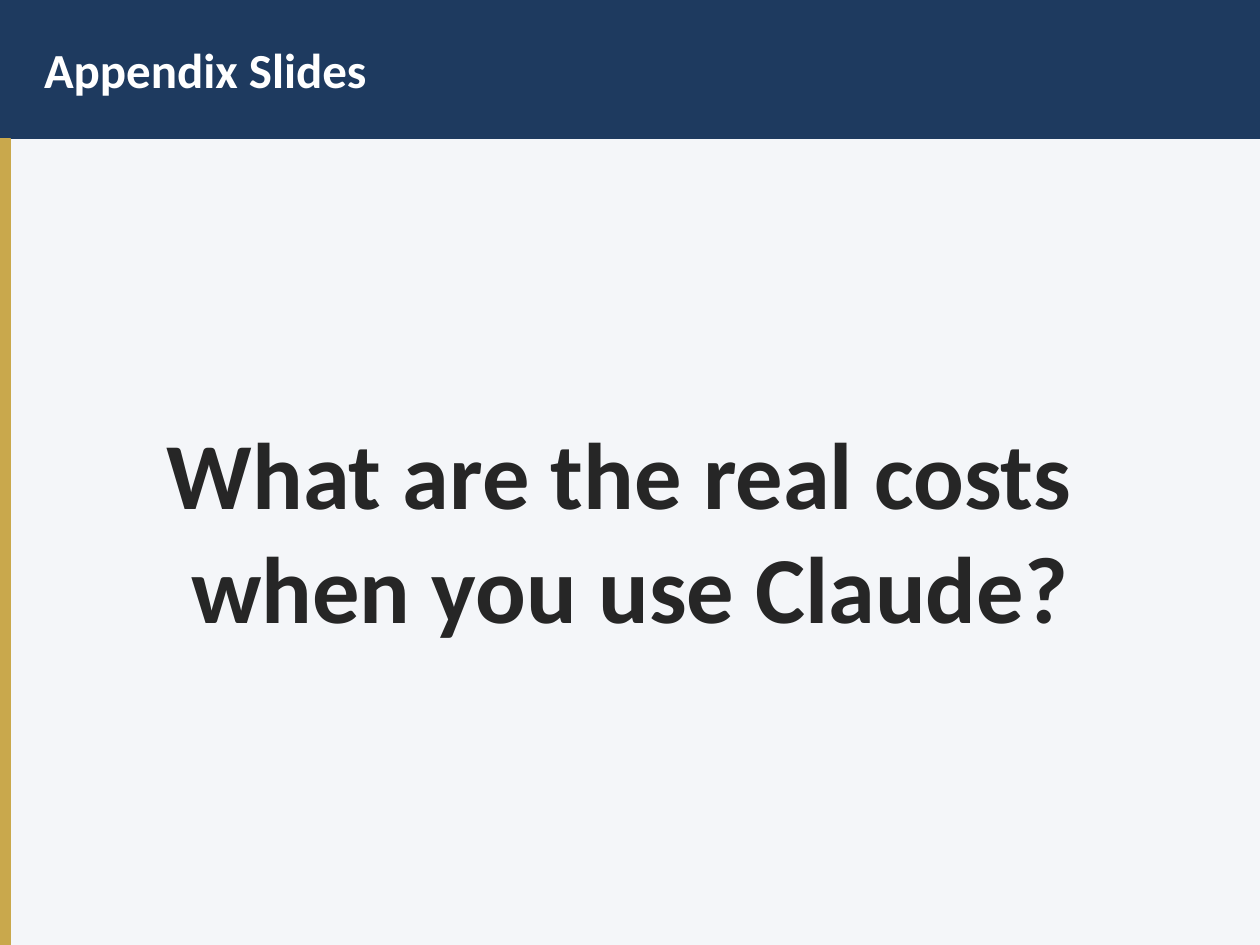
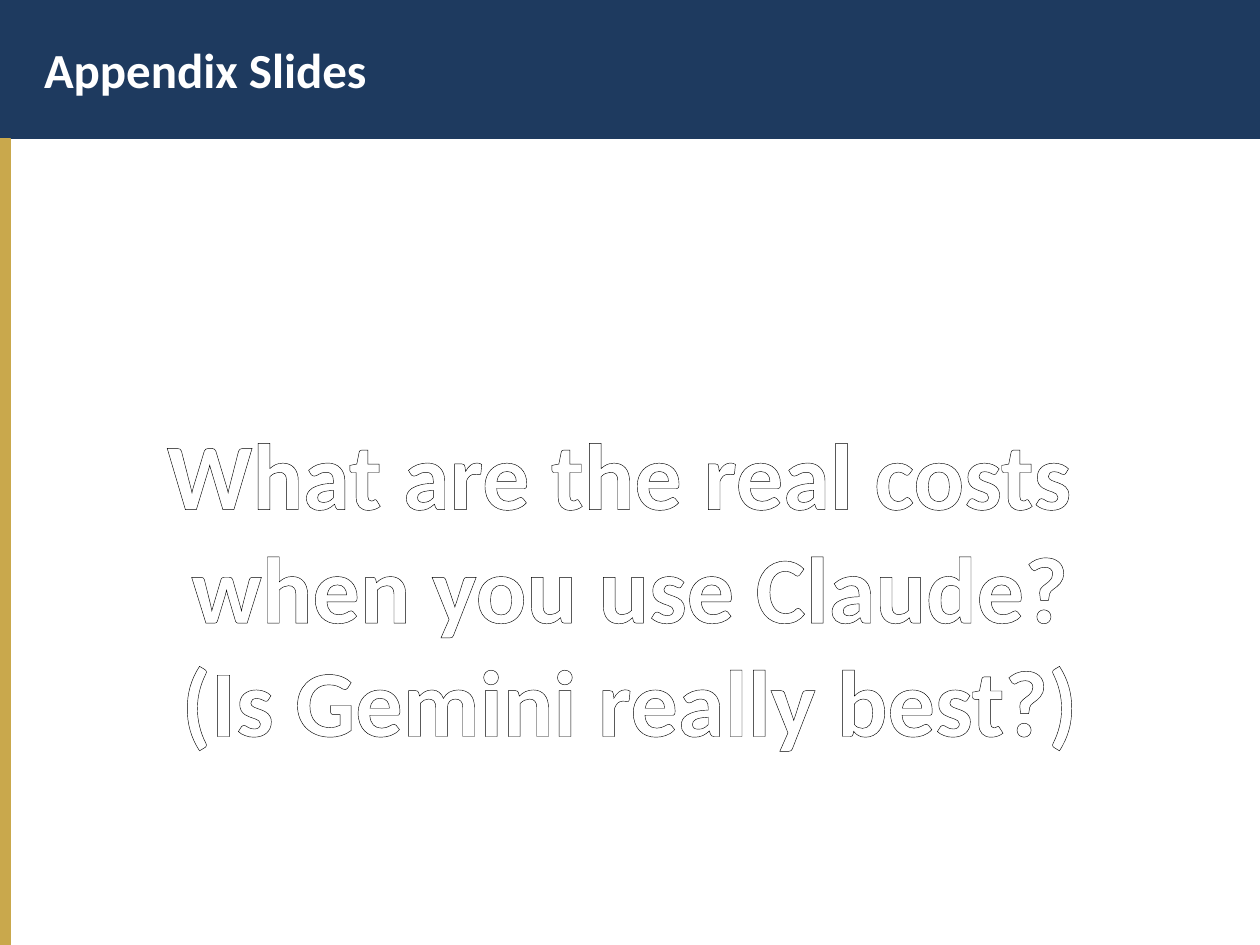
Before and after one commit to jweisenfeld/AI, a slide deck: slide 22 of pmc1/PMC-AI-Technical-Overview.pptx (slide 16 before the commit). Drawn at 1260x945 pixels with LibreOffice and Linux fonts; fonts in the diff are those of the drawing. Boxes give left, top, right and bottom in pixels: in the first picture for what was removed or moved away, otherwise in the second. Text is boxed around its words. In the diff, an @@ line names an element or a change of style, - is before the commit and + after.

```diff
--- a/pmc1/PMC-AI-Technical-Overview.pptx
+++ b/pmc1/PMC-AI-Technical-Overview.pptx
@@ background #F4F6F9 to #FFFFFF @@
@@ text at <box>167,443,1071,638</box>: text colour #262626 to #FFFFFF, letter outline #FFFFFF 1.06 pt to #000000 1.06 pt in "What are the real costs", "when you use Claude?" @@
@@ text at <box>182,666,1078,752</box>: paragraph added @@
+(Is Gemini really best?)
```
Also in this commit, not shown: 12 other slides changed, 11 slides added, 1 slide removed, 1 other file.
